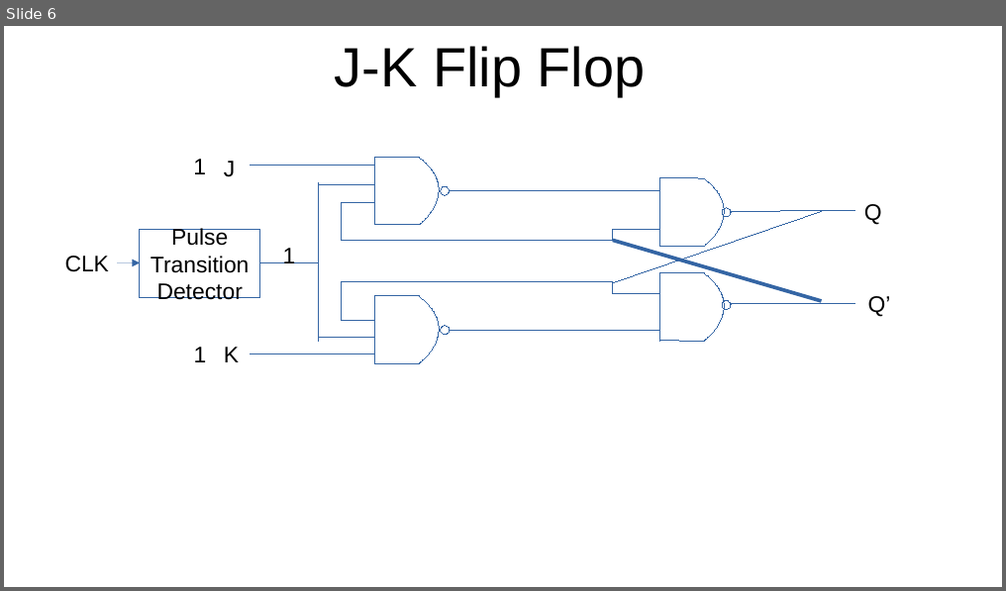
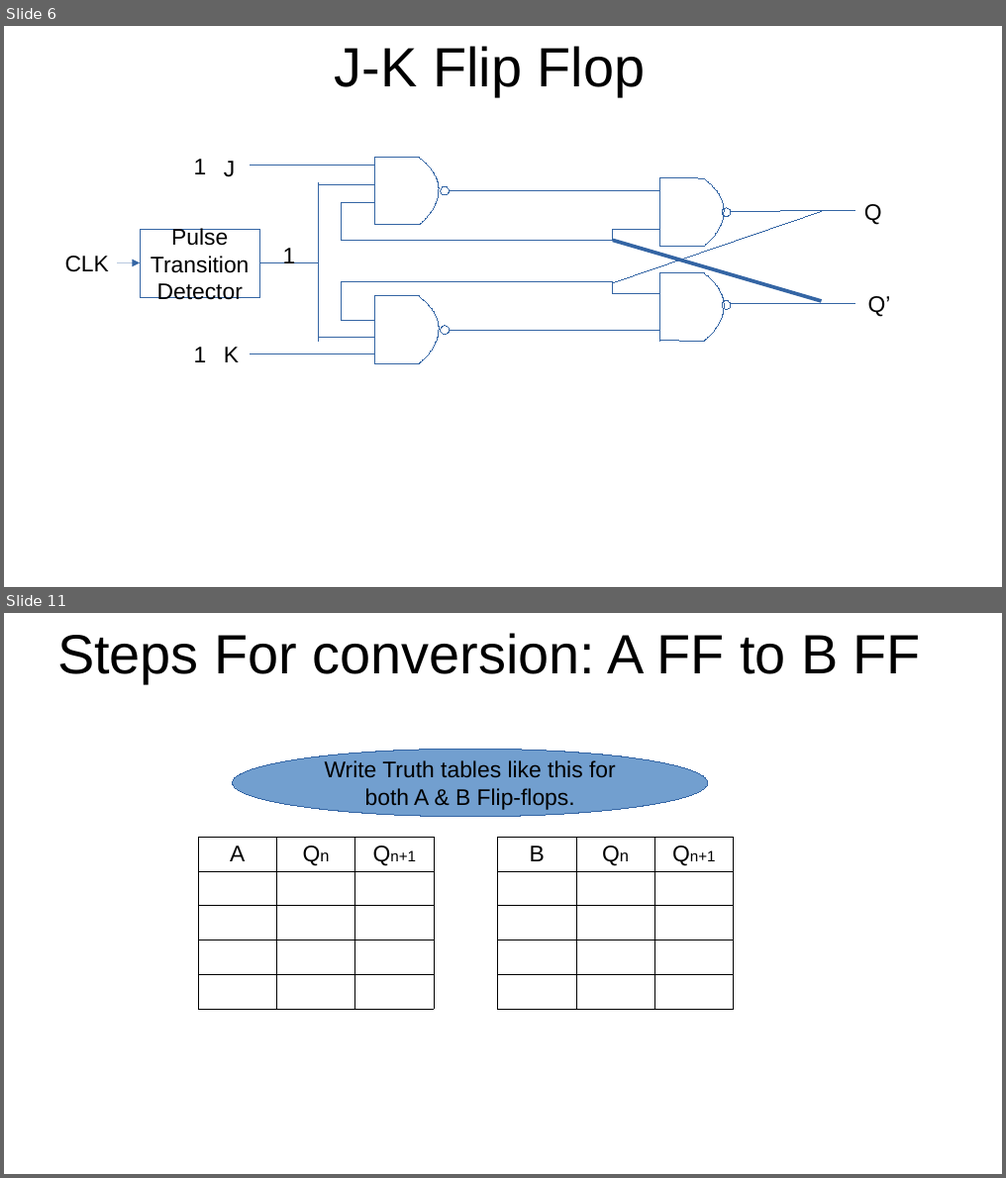
Before and after one commit to arnabsinha/Switching-Circuits-and-Logic-Design, a slide deck: Lecture_22.pptx. Shown one above the other, each under a label of ours: slide 6 before the commit, slides 6 and 11 after it; the slides between them are not shown. The pictures are 1006x591 and 1006x1178 pixels, drawn with LibreOffice and Linux fonts; fonts in the diff are those of the drawing. Boxes give left, top, right and bottom in pixels: in the first picture for what was removed or moved away, otherwise in the second. Text is boxed around its words. In the diff, an @@ line names an element or a change of style, - is before the commit and + after.

```diff
--- a/Lecture_22.pptx
+++ b/Lecture_22.pptx
@@ slide 11 added at (x1=4, y1=613, x2=1002, y2=1174), background #FFFFFF @@
@@ title added at (x1=57, y1=633, x2=921, y2=683), 44 pt, text #000000 @@
+Steps For conversion: A FF to B FF
@@ ellipse added at (x1=233, y1=749, x2=708, y2=817), fill #729FCF, outline #3465A4 0 pt, 18 pt, text #000000 @@
+Write Truth tables like this for both A & B Flip-flops.
@@ table added at (x1=198, y1=837, x2=434, y2=969), 5 rows, 3 columns @@
+A | Qn | Qn+1
+ |  | 
+ |  | 
+ |  | 
+ |  | 
@@ table added at (x1=498, y1=837, x2=734, y2=969), 5 rows, 3 columns @@
+B | Qn | Qn+1
+ |  | 
+ |  | 
+ |  | 
+ |  | 
```
Also in this commit, not shown: 2 slides changed, 2 other slides added, 2 other files.
